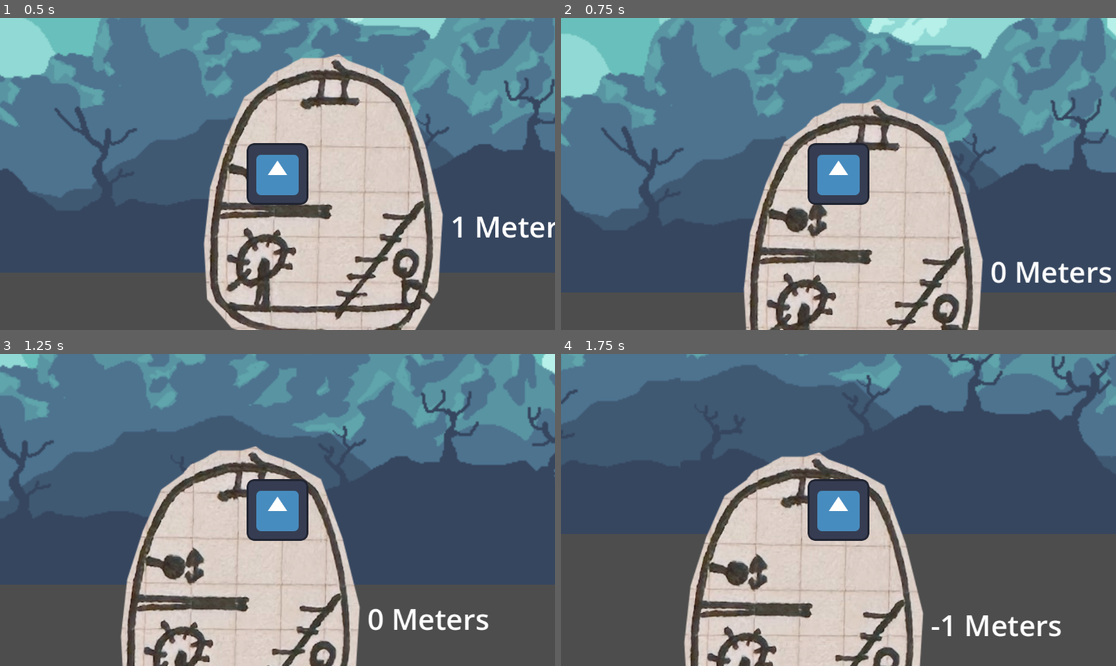
Above: before the commit, frames 1-4 (two rows, left to right).
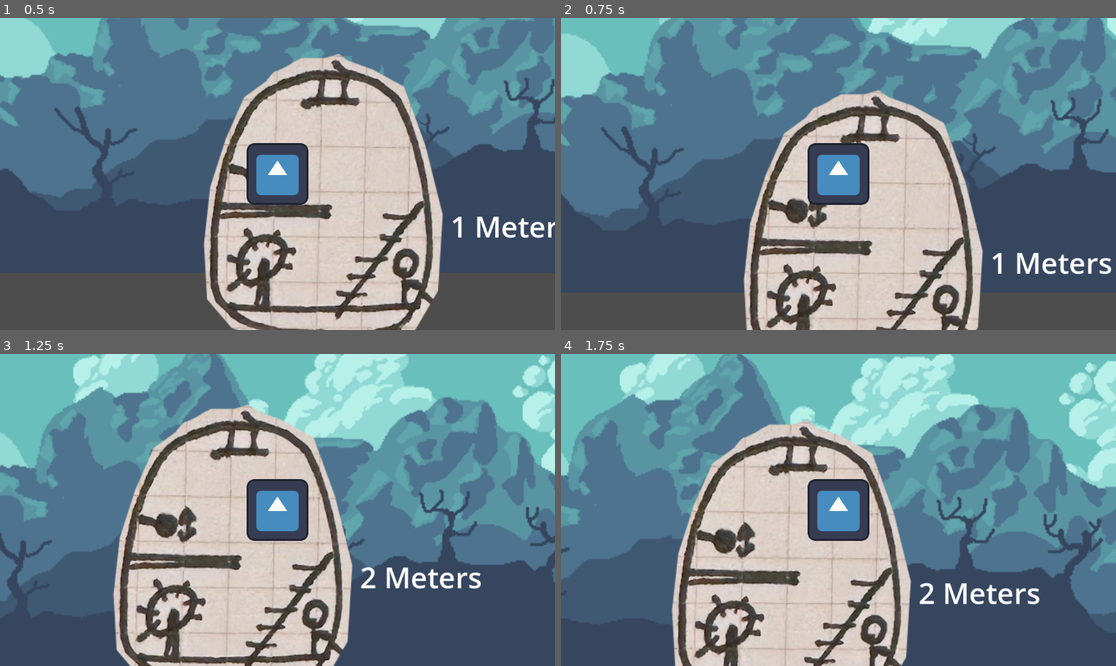
Above: after the commit, the same moments.

Repository: calzila/GGJ_2025
Game: Godot game, scene res://Overworld.tscn
Two runs of this game, one before a commit and one after it. Both use one fixed random seed, a clock stepped at 60 frames per second and the inputs below. The engine's default icon, where the game draws it, is replaced by a stand-in: a white triangle on a blue panel in a dark square.
Inputs:
- Up to frame 1 (0.5 s): no input
- Up to frame 2 (0.75 s): tap Enter (ui_accept) at 0.5 s; hold D (move_right) from 0.53 s (still down)
- Up to frame 3 (1.25 s): keep holding D (move_right); tap Enter (ui_accept) at 0.77 s
- Up to frame 4 (1.75 s): keep holding D (move_right); tap Enter (ui_accept) at 1.52 s

Frame 1 is identical in both runs. In frame 2, 11% of the frame differs, in the area x 32-100%, y 23-100%; in frame 3, 65%; in frame 4, 74%, in the area x 0-100%, y 0-100%.

Commit message:
Surfacing the sub when the player jumps at the surface button

Diff:
--- a/TheSub.tscn
+++ b/TheSub.tscn
@@ -74,5 +74,5 @@
 position = Vector2(20.25, -444.25)
 
 [node name="Button_Surface" type="CollisionShape2D" parent="Area2D_Button"]
-position = Vector2(-11.25, 2)
+position = Vector2(-14.25, 10.25)
 shape = SubResource("RectangleShape2D_d02f1")
--- a/the_sub.gd
+++ b/the_sub.gd
@@ -19,6 +19,15 @@
 # Called every frame. 'delta' is the elapsed time since the previous frame.
 func _process(delta: float) -> void:
 
+	# Player hit the escape area!
+	if $Area2D_Button.has_overlapping_bodies():
+		print("Player Overlapped Escape!")
+		_surfaceSub()
+
+
+
+
+
 	var velocity = linear_velocity.length()
 	print(velocity * 0.002)
 
@@ -31,9 +40,12 @@
 
 func _startEndTimer():
 	# Start a timer, once it finishes, then we want to surface the sub.
-	await get_tree().create_timer(4).timeout
+	await get_tree().create_timer(60).timeout
 	# Timer has finished now!!!
 	print("Lift the sub now")
 	# Reverse gravity!
+	_surfaceSub()
+
+func _surfaceSub():
 	surfacingIntiated = true
 	gravity_scale = gravity_surfacing
